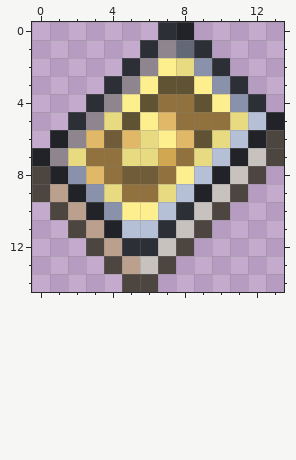
Pixel-art sprite: Content/Items/Weapons/Magic/MarbleTome.png. The first picture shows the starting point.
The file is 28x30 pixels, drawn in blocks of 2x2; one block is one cell here.
And afterwards:
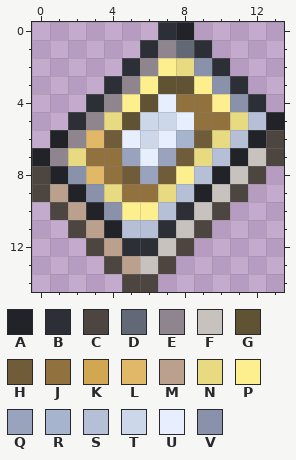
Palette (. is transparent): A #222329  B #2d2f37  C #4d453f  D #636877  E #8e858f  F #c7c2be  G #605334  H #705c38  J #91723f  K #d1a752  L #e0b867  M #bba08d  N #e7da80  P #fdef8e  Q #99a3bd  R #a6b4cd  S #b5c0d7  T #ccd7e9  U #e7efff  V #8a91aa
Change:
Changed rows in their new state; - is an unchanged pixel.
first column x 5:
 4 --U-J
 5 -TTU-
 6 UTURH
 7 QUQH-
 8 -QH--
